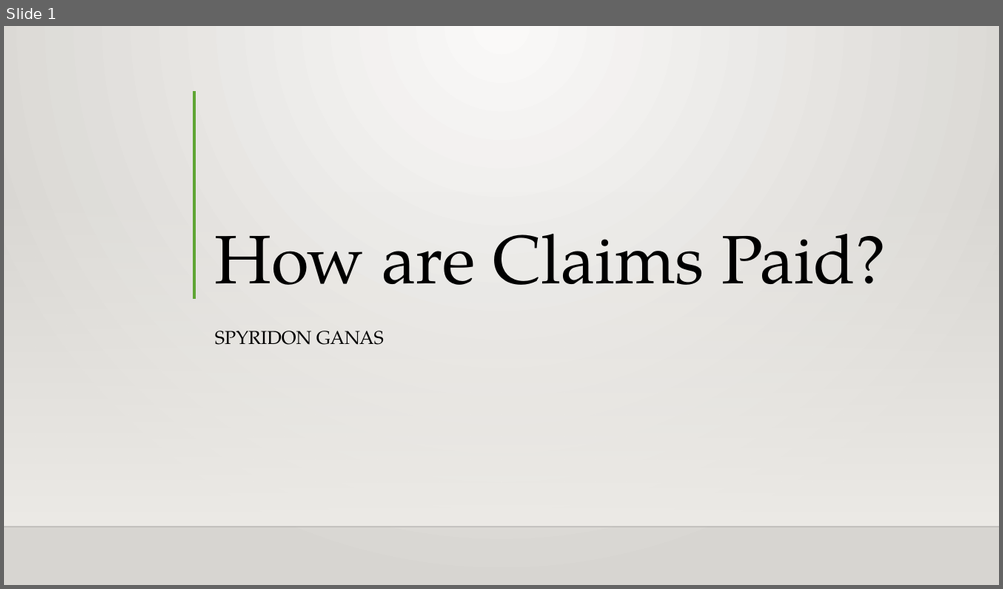
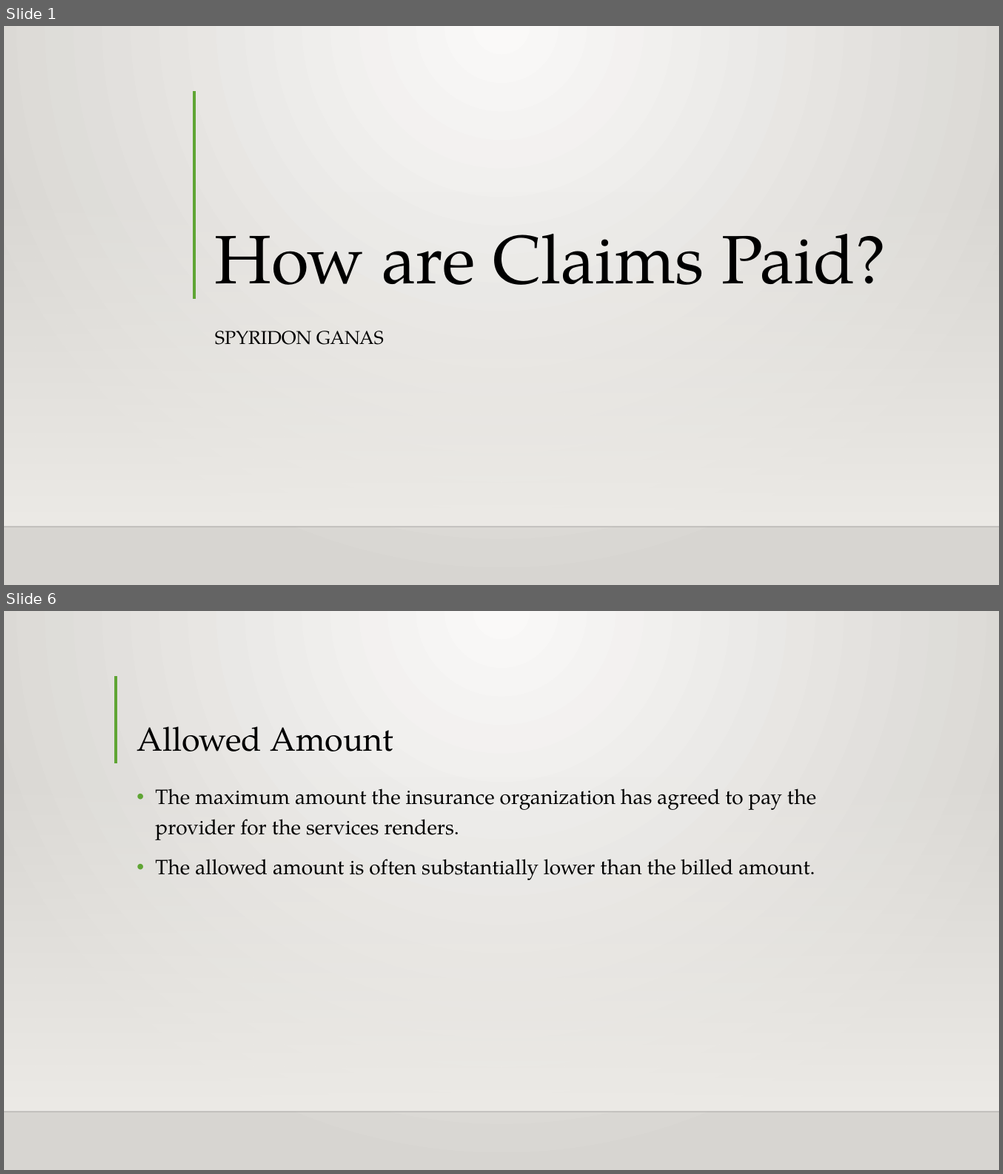
Before and after one commit to Intro-to-APCD/Intro-to-APCD.github.io, a slide deck: PowerPoints/Phase 3 - Claims Terminology/010 How are Claims Paid.pptx. Shown one above the other, each under a label of ours: slide 1 before the commit, slides 1 and 6 after it; the slides between them are not shown. The pictures are 1003x589 and 1003x1174 pixels, drawn with LibreOffice and Linux fonts; fonts in the diff are those of the drawing; background and template pictures are left out. Boxes give left, top, right and bottom in pixels: in the first picture for what was removed or moved away, otherwise in the second. Text is boxed around its words. In the diff, an @@ line names an element or a change of style, - is before the commit and + after.

```diff
--- a/PowerPoints/Phase 3 - Claims Terminology/010 How are Claims Paid.pptx
+++ b/PowerPoints/Phase 3 - Claims Terminology/010 How are Claims Paid.pptx
@@ slide 6 added at (4, 611, 999, 1170), background gradient #FAFAF9 to #D7D5D2; not listed: 2 template elements that a slide beside it also shows @@
@@ line added from (116, 676) to (116, 763), #5FA534 3 pt @@
@@ title added at (136, 726, 393, 752), 32 pt, text #000000 @@
+Allowed Amount
@@ text added at (155, 789, 816, 880), 20 pt, text #000000 @@
+• The maximum amount the insurance organization has agreed to pay the provider for the services renders.
+• The allowed amount is often substantially lower than the billed amount.
```
Also in this commit, not shown: 2 slides changed, 8 other slides added, 9 slides removed.
